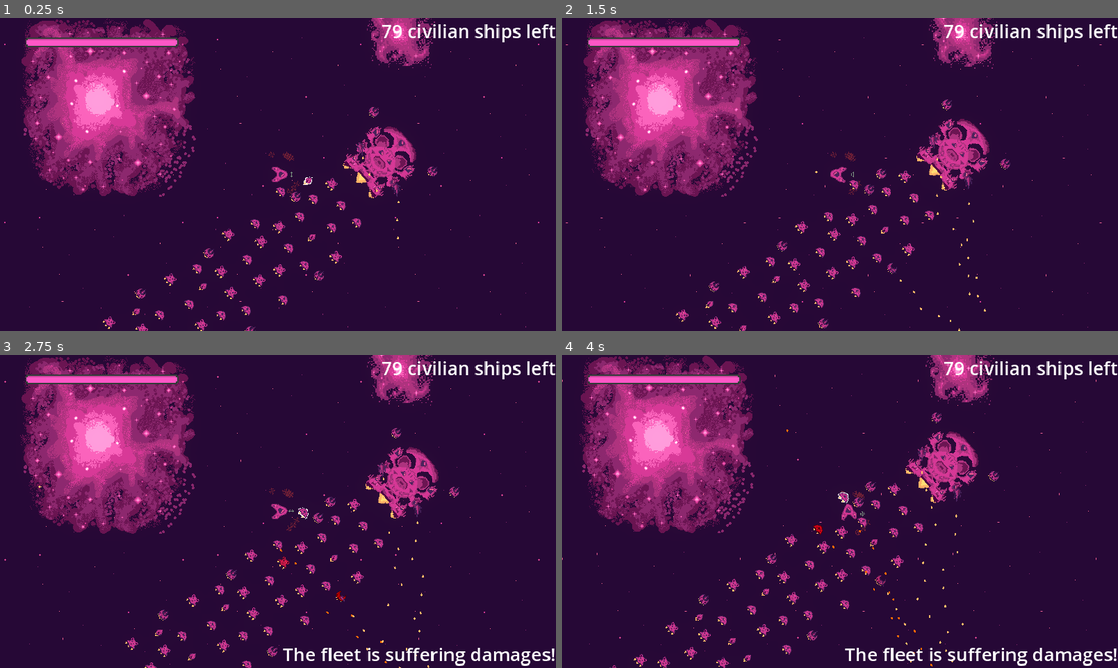
Above: before the commit, frames 1-4 (two rows, left to right).
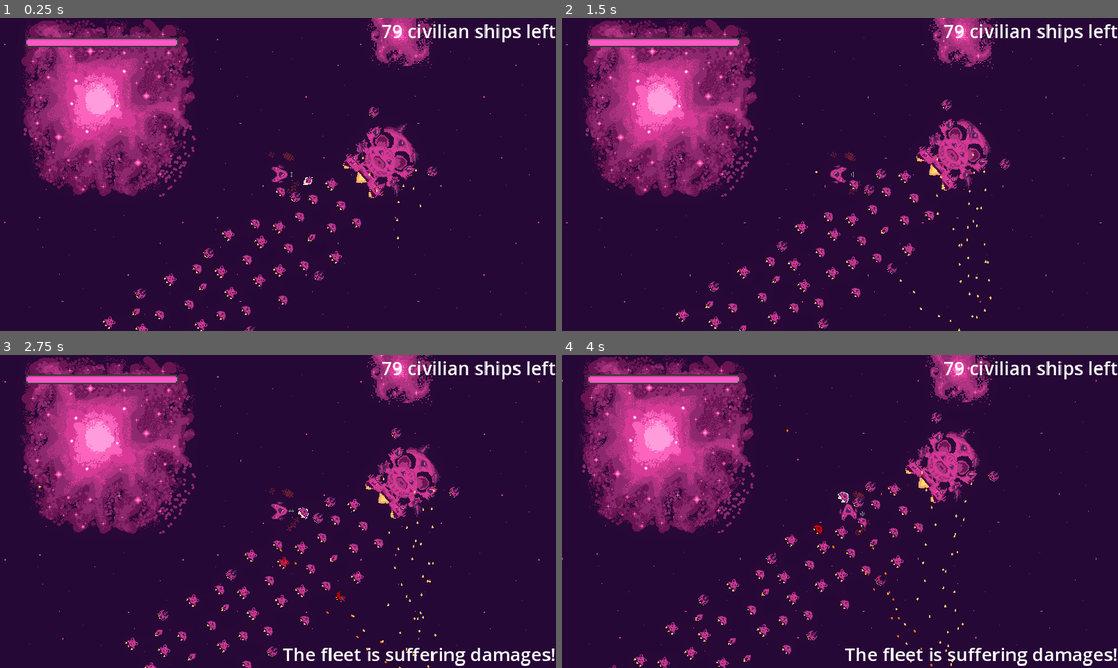
Above: after the commit, the same moments.

Repository: bear-minimum-studio/space-bear
Game: Godot game, scene res://Game.tscn
The game is run twice, just before and just after one commit, with the same random seed, the same clock (stepped at 60 frames per second) and the same inputs.
Inputs:
- Up to frame 1 (0.25 s): no input
- Up to frame 2 (1.5 s): tap Enter (upgrade) at 0.5 s; hold Right (turn_right) 0.53-1.28 s; tap Down (decelerate) at 0.6 s; hold Ctrl (brake) from 1.28 s (still down); tap Space (fire) at 1.35 s
- Up to frame 3 (2.75 s): release Ctrl (brake) at 2.03 s; hold Right (turn_right) from 2.03 s (still down); hold G (grappling_hook) from 2.03 s (still down)
- Up to frame 4 (4 s): release Right (turn_right) at 2.78 s; release G (grappling_hook) at 2.78 s; hold Up (accelerate) 2.78-3.53 s; tap F (turret_fire) at 2.85 s; hold Left (turn_left) from 3.53 s (still down); tap Down (decelerate) at 3.6 s

The runs differ from the first frame. In frame 1, less than 0.1% of the frame differs, in the area x 50-76%, y 33-61%; in frame 2, 0.1%; in frame 3, 0.1%, in the area x 49-80%, y 28-97%; in frame 4, less than 0.1%.

Commit message:
feat: add more turrets

Diff:
--- a/npc/mother-ship/MotherShip.tscn
+++ b/npc/mother-ship/MotherShip.tscn
@@ -35,9 +35,21 @@
 scale = Vector2(2, 2)
 bullet_type = 1
 
-[node name="Turret" parent="." index="6" instance=ExtResource("4_niboy")]
+[node name="Turret3" parent="." index="6" instance=ExtResource("4_niboy")]
+position = Vector2(88, -32)
+scale = Vector2(2, 2)
+bullet_type = 1
+
+[node name="Turret4" parent="." index="7" instance=ExtResource("4_niboy")]
+position = Vector2(88, 44)
+scale = Vector2(2, 2)
+bullet_type = 1
+
+[node name="Turret" parent="." index="8" instance=ExtResource("4_niboy")]
 position = Vector2(-13, 77)
 scale = Vector2(2, 2)
 bullet_type = 1
 
 [editable path="Turret2"]
+[editable path="Turret3"]
+[editable path="Turret4"]
--- a/player/Player.tscn
+++ b/player/Player.tscn
@@ -14,6 +14,7 @@
 [ext_resource type="PackedScene" uid="uid://b1a6w4bh4br5v" path="res://helpers/hurt-animation/HurtAnimation.tscn" id="12_uwy2g"]
 [ext_resource type="PackedScene" uid="uid://ba06loe142qwy" path="res://player/SelectionZone.tscn" id="13_n8rio"]
 [ext_resource type="PackedScene" uid="uid://g2uw1el2x1ea" path="res://hud/radar/PlayerRadar.tscn" id="14_fhr4g"]
+[ext_resource type="PackedScene" uid="uid://boraidb6nocfq" path="res://npc/Turret.tscn" id="15_du3jo"]
 
 [sub_resource type="CapsuleShape2D" id="CapsuleShape2D_nobpd"]
 radius = 57.4704
@@ -89,5 +90,13 @@
 
 [node name="PlayerRadar" parent="." instance=ExtResource("14_fhr4g")]
 
+[node name="Turret" parent="." instance=ExtResource("15_du3jo")]
+position = Vector2(0, -23)
+bullet_type = 1
+
+[node name="Turret2" parent="." instance=ExtResource("15_du3jo")]
+position = Vector2(0, 21)
+bullet_type = 1
+
 [connection signal="shoot" from="P2Turret/P2TurretControl" to="." method="_on_turret_control_shoot"]
 [connection signal="hp_changed" from="HealthSystem" to="." method="_on_health_system_hp_changed"]
Not shown: 1 places in player/Player.tscn that only renumber resources
